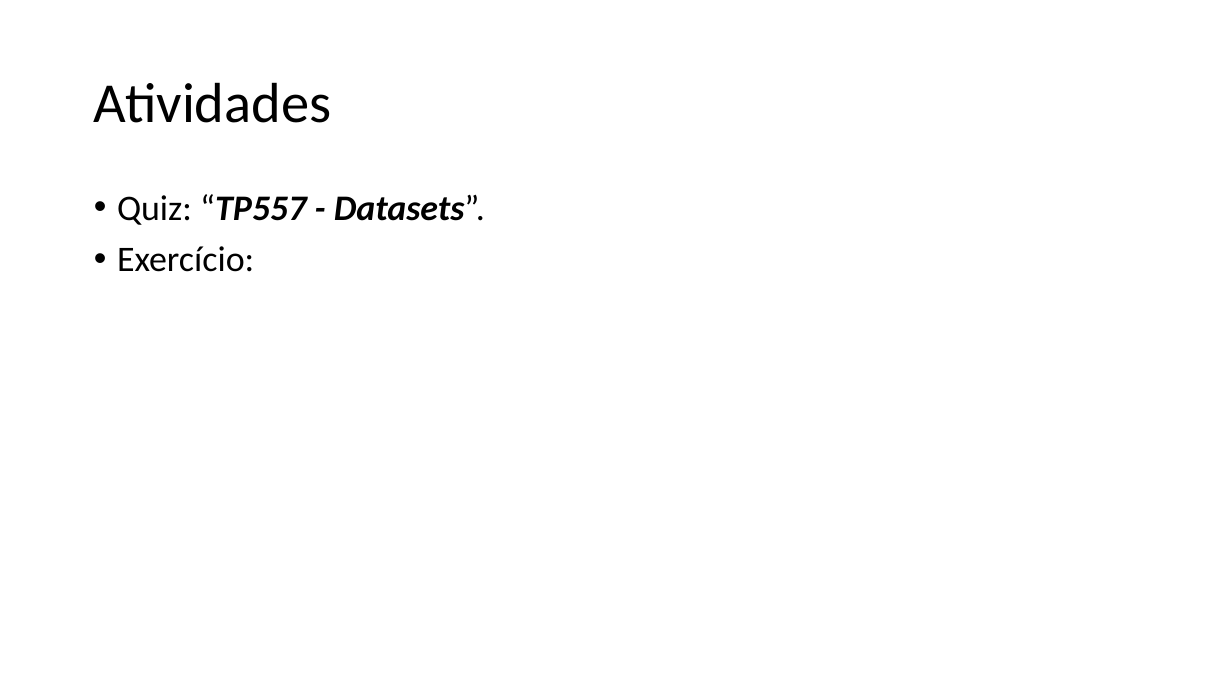
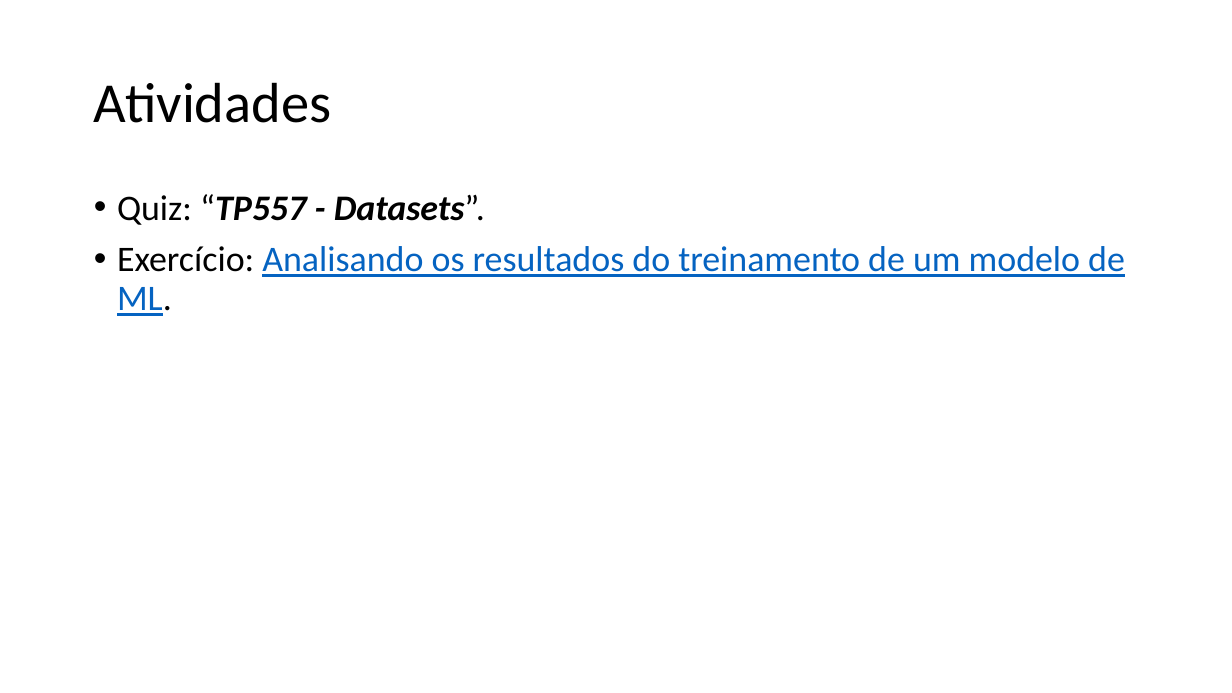
Before and after one commit to zz4fap/tp557-iot-ml, a slide deck: slide 30 of slides/TP557_10_Datasets.pptx. Drawn at 1232x693 pixels with LibreOffice and Linux fonts; fonts in the diff are those of the drawing. Boxes give left, top, right and bottom in pixels: in the first picture for what was removed or moved away, otherwise in the second. Text is boxed around its words. In the diff, an @@ line names an element or a change of style, - is before the commit and + after.

```diff
--- a/slides/TP557_10_Datasets.pptx
+++ b/slides/TP557_10_Datasets.pptx
@@ text at bbox=[117, 246, 1125, 316]: text changed; text colour #000000 to #0563C1 @@
-• Exercício:
+• Exercício: Analisando os resultados do treinamento de um modelo de ML.
```
Also in this commit, not shown: 1 other slide changed, 3 other files.
